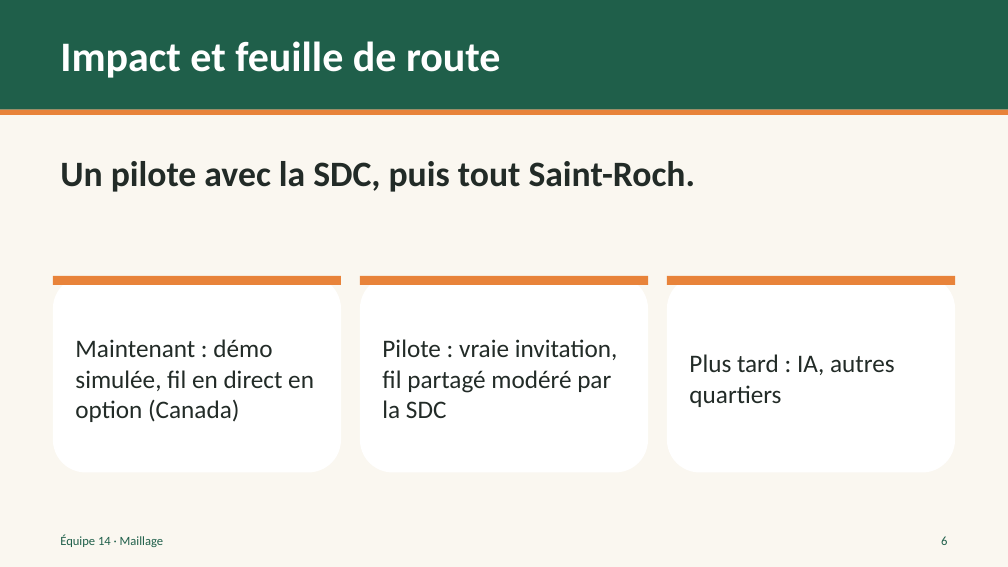
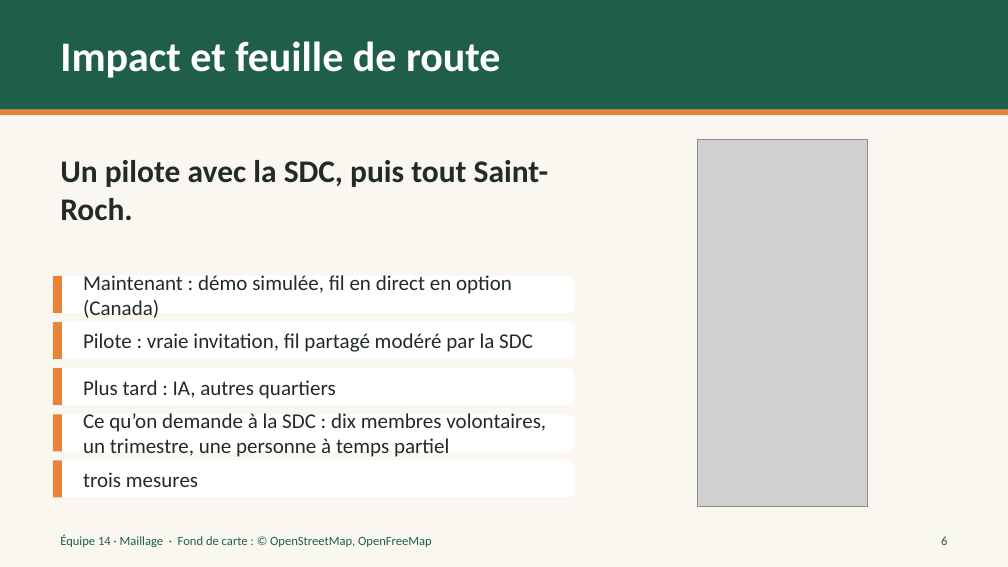
Before and after one commit to cianthiffault2006-png/hackathon-saint-roch-2026, a slide deck: slide 6 of docs/pitch/Maillage.pptx. Drawn at 1008x567 pixels with LibreOffice and Linux fonts; fonts in the diff are those of the drawing; grey boxes stand for pictures. Boxes give left, top, right and bottom in pixels: in the first picture for what was removed or moved away, otherwise in the second. Text is boxed around its words. In the diff, an @@ line names an element or a change of style, - is before the commit and + after.

```diff
--- a/docs/pitch/Maillage.pptx
+++ b/docs/pitch/Maillage.pptx
@@ text "Un pilote avec la SDC, ..." at [60,160,548,221]: size 34 to 30 pt @@
@@ picture added at [698,140,867,507] @@
@@ rounded rectangle: place and size @@
-rounded rectangle at [53,276,341,473]
+rounded rectangle at [53,276,575,313]
@@ rectangle: place and size @@
-rectangle at [53,276,341,285]
+rectangle at [53,276,62,313]
@@ text "Maintenant : démo simulée, fil ...": place and size @@
-text "Maintenant : démo simulée, fil ..." at [75,339,314,422]
+text "Maintenant : démo simulée, fil ..." at [83,275,512,318]
@@ rounded rectangle: place and size @@
-rounded rectangle at [360,276,648,473]
+rounded rectangle at [53,322,575,359]
@@ rectangle: place and size @@
-rectangle at [360,276,648,285]
+rectangle at [53,322,62,359]
@@ text "Pilote : vraie invitation, fil ...": place and size @@
-text "Pilote : vraie invitation, fil ..." at [382,339,618,418]
+text "Pilote : vraie invitation, fil ..." at [83,333,533,352]
@@ rounded rectangle: place and size @@
-rounded rectangle at [667,276,955,473]
+rounded rectangle at [53,368,575,405]
@@ rectangle: place and size @@
-rectangle at [667,276,955,285]
+rectangle at [53,368,62,405]
@@ size 24 to 20 pt in 3 elements at [83,333,533,352], [83,275,512,318], [83,380,336,399] @@
@@ text "Plus tard : IA, autres ...": place and size @@
-text "Plus tard : IA, autres ..." at [689,354,895,407]
+text "Plus tard : IA, autres ..." at [83,380,336,399]
@@ rounded rectangle added at [53,414,575,451], fill #FFFFFF @@
@@ rectangle added at [53,414,62,451], fill #E8833A @@
@@ text added at [83,413,546,457], 20 pt, text #222B27 @@
+Ce qu’on demande à la SDC : dix membres volontaires, un trimestre, une personne à temps partiel
@@ rounded rectangle added at [53,461,575,498], fill #FFFFFF @@
@@ rectangle added at [53,461,62,498], fill #E8833A @@
@@ text added at [83,472,198,487], 20 pt, text #222B27 @@
+trois mesures
@@ text at [60,535,432,547]: text changed @@
-Équipe 14 · Maillage
+Équipe 14 · Maillage · Fond de carte : © OpenStreetMap, OpenFreeMap
```
Also in this commit, not shown: 6 other slides changed, 12 other files.
